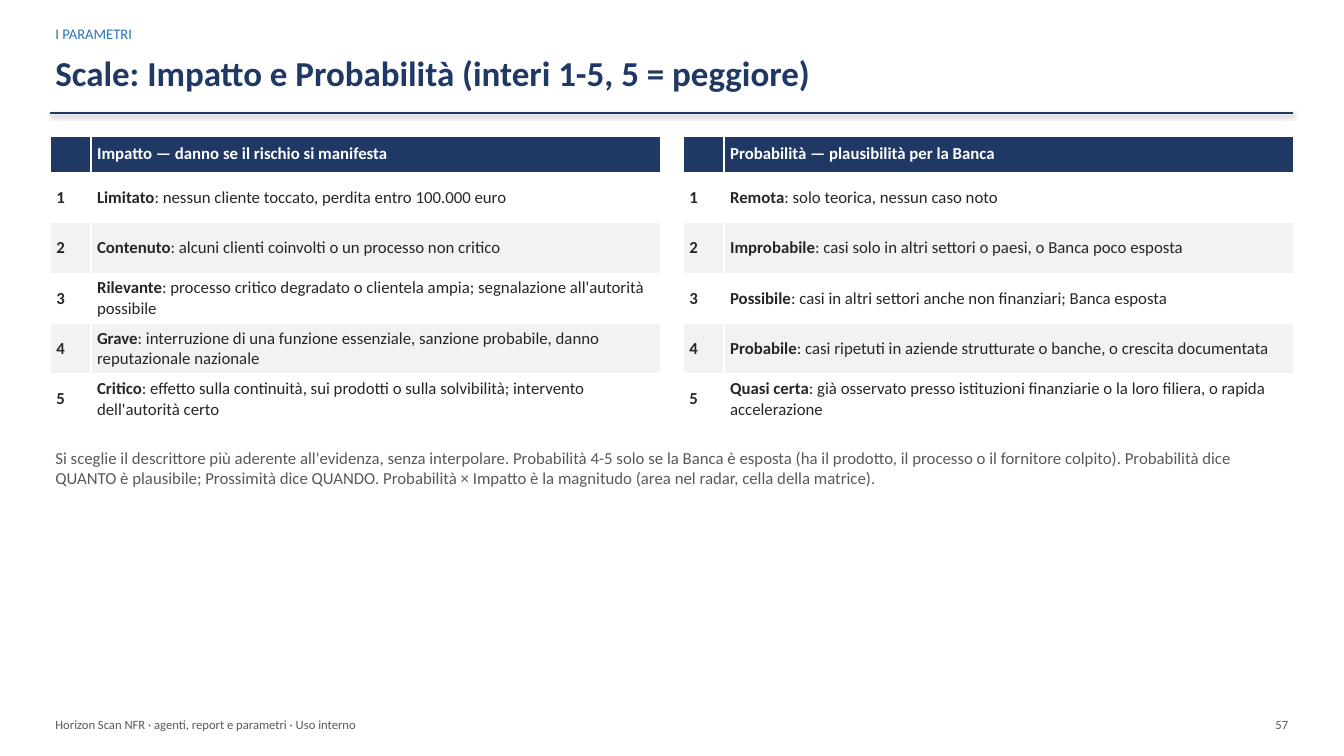
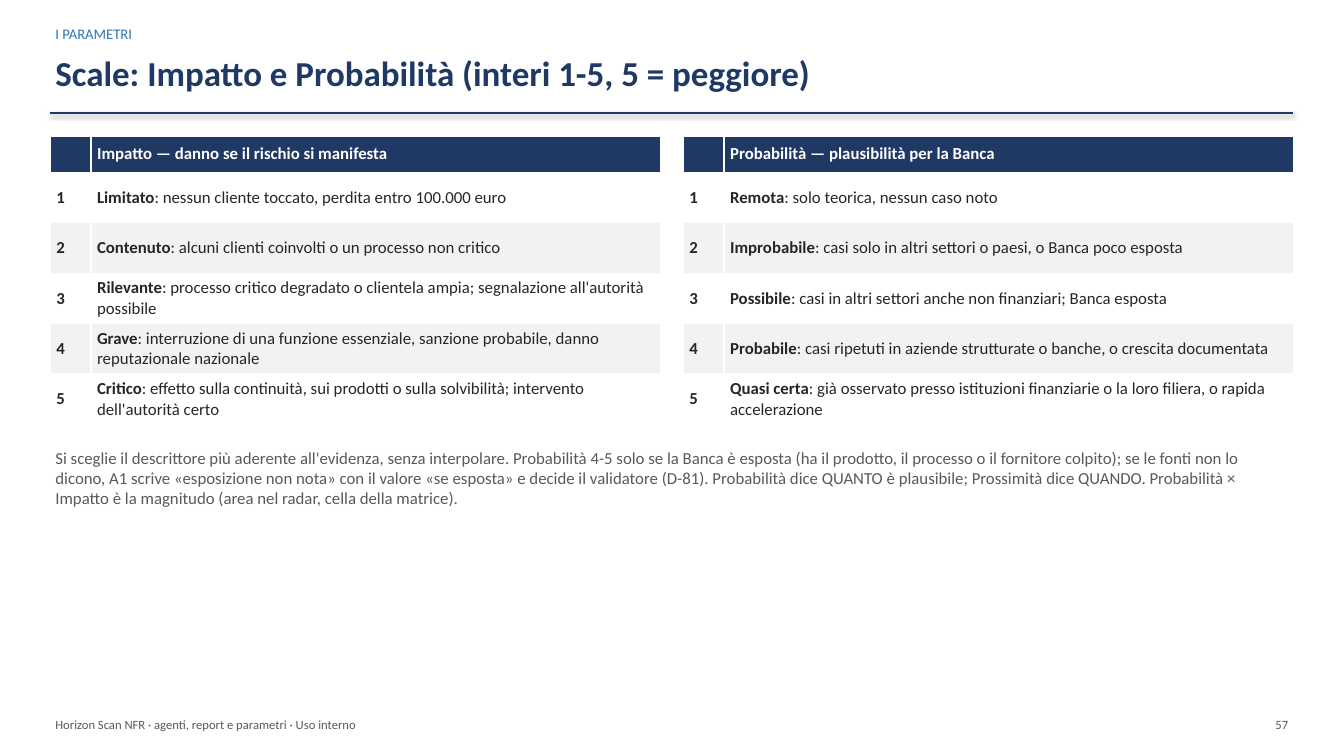
Before and after one commit to Corrado-70/NFR-Horizon-Agents, a slide deck: slide 57 of Presentazione/Horizon_Scan_NFR_presentazione.pptx. Drawn at 1344x756 pixels with LibreOffice and Linux fonts; fonts in the diff are those of the drawing. Boxes give left, top, right and bottom in pixels: in the first picture for what was removed or moved away, otherwise in the second. Text is boxed around its words. In the diff, an @@ line names an element or a change of style, - is before the commit and + after.

```diff
--- a/Presentazione/Horizon_Scan_NFR_presentazione.pptx
+++ b/Presentazione/Horizon_Scan_NFR_presentazione.pptx
@@ text at bbox=[55, 452, 1238, 507]: text changed @@
-Si sceglie il descrittore più aderente all'evidenza, senza interpolare. Probabilità 4-5 solo se la Banca è esposta (ha il prodotto, il processo o il fornitore colpito). Probabilità dice QUANTO è plausibile; Prossimità dice QUANDO. Probabilità × Impatto è la magnitudo (area nel radar, cella della matrice).
+Si sceglie il descrittore più aderente all'evidenza, senza interpolare. Probabilità 4-5 solo se la Banca è esposta (ha il prodotto, il processo o il fornitore colpito); se le fonti non lo dicono, A1 scrive «esposizione non nota» con il valore «se esposta» e decide il validatore (D-81). Probabilità dice QUANTO è plausibile; Prossimità dice QUANDO. Probabilità × Impatto è la magnitudo (area nel radar, cella della matrice).
```
Also in this commit, not shown: 2 other slides changed, 22 other files.
